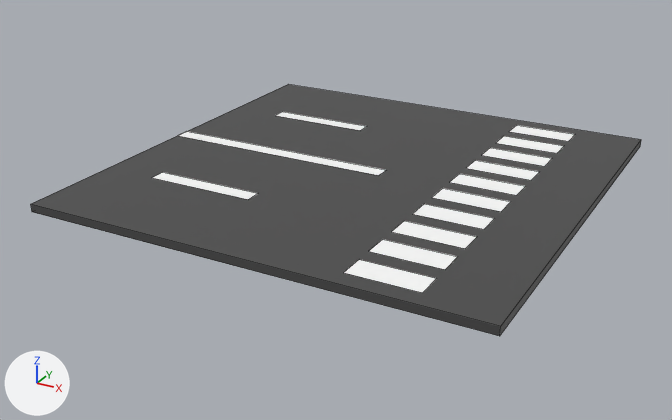
The FBX model FYPGame3/Assets/Art/Models/Roads/aft alp roads 2 zebra crossing tile.fbx, before and after one commit.
Camera for both pictures: a 50 mm lens placed at (8.82, -17.26, 7.58), pointed at (-0.36, -0.58, -0.76). Lighting does not change. The marker at lower left points along +X, +Y and +Z. Mesh edges are drawn as thin lines. Where no turn or scale is listed for an object, it has been applied to the vertices.

Objects in the first picture: 'aft_alp_roads_2_zebra_crossing_tile'.
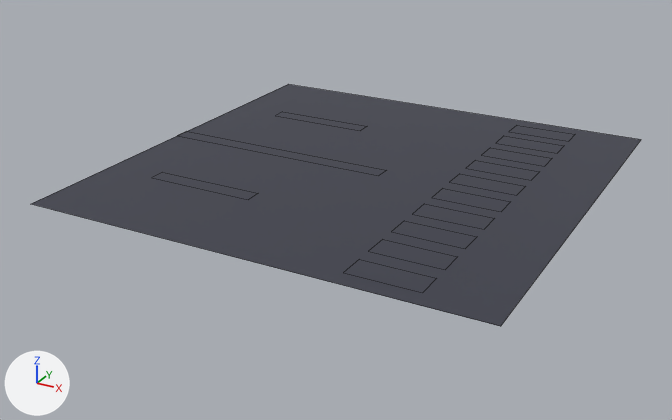
Patch to the scene script:
```diff
--- a/FYPGame3/Assets/Art/Models/Roads/aft alp roads 2 zebra crossing tile.fbx.py
+++ b/FYPGame3/Assets/Art/Models/Roads/aft alp roads 2 zebra crossing tile.fbx.py
@@ img_textureatlas_a_png @@
+img_textureatlas_a_png = load_image('TextureAtlas_A.png', '../../Images/Textures/TextureAtlas_A.png', 1024, 1024, 'sRGB')
@@ mat_lambert23 @@
+mat_lambert23 = principled_material('lambert23')
+mat_lambert23.texture = img_textureatlas_a_png
@@ me_mesh @@
 # used by ob_aft_alp_roads_2_zebra_crossing_tile; location = (0.0, 0.0, 0.0)
 # verts and faces of me_mesh; kept vertices keep their numbers, new ones are numbered from 60
 # before: 0 (5.0, -5.0, -0.09) at pixel (499, 336), 1 (5.0, 5.0, -0.09) at pixel (640, 146), 2 (5.0, -5.0, 0.09) at pixel (500, 326), 3 (5.0, 5.0, 0.09) at pixel (641, 139), 4 (-5.0, -5.0, 0.09) at pixel (30, 204)
 # before: 5 (-5.0, 5.0, 0.09) at pixel (288, 84), 6 (-5.0, -5.0, -0.09) at pixel (31, 211), 7 (-5.0, 5.0, -0.09)
-me_mesh.from_pydata(...)  # 60 vertices, 18 faces; spans x -5.0..5.0, y -5.0..5.0, z -0.09..0.09
-me_mesh.materials.append(mat_lambert5)  # picture img_texture__alpha__png
+me_mesh.from_pydata(...)  # 56 vertices, 14 faces; spans x -5.0..5.0, y -5.0..5.0, z 0.09
+# me_mesh part 1
+delete_vertices([0, 1, 6, 7])  # with the faces that use them
+# me_mesh part 2: 1 face spanning x -5.0..5.0, y -5.0..5.0, z 0.09 switches from mat_lambert5 (picture img_texture__alpha__png) to mat_lambert23 (picture img_textureatlas_a_png)
+# me_mesh part 3: 13 faces spanning x -5.0..3.5, y -4.6..4.59, z 0.09 switch from mat_lambert11 (picture img_texture__alpha__png) to mat_lambert23 (picture img_textureatlas_a_png)
```

Boxes [x1, y1, x2, y2] around the edits, measured in the pictures (672 x 420 px):
'aft_alp_roads_2_zebra_crossing_tile', reshaped
    before: [31, 84, 641, 336]
    after: [32, 84, 641, 326]
part 1 of me_mesh, deleted (black)
    before: [31, 141, 641, 336]
part 2 of me_mesh, recoloured
    both: [32, 108, 641, 326]
part 3 of me_mesh, recoloured (white to grey)
    both: [153, 112, 575, 293]
